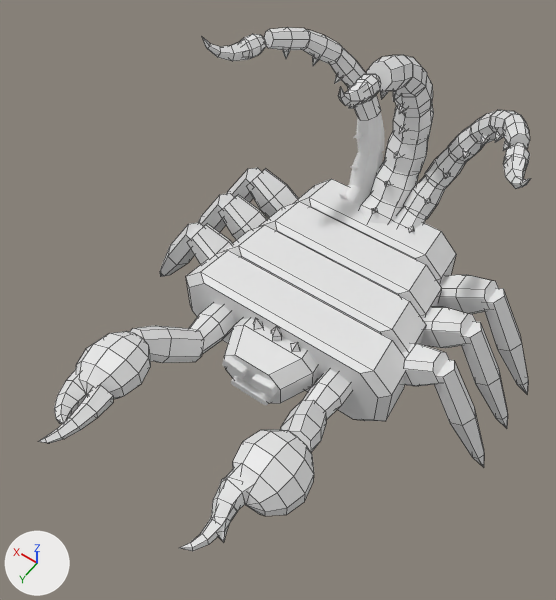
The Blender file roblox/art/bosses/scorpion_queen.blend as it was, and as the next commit left it.
Before and after are seen from a camera (50 mm lens) standing at (-3.45, 6.21, 8.63) and looking at (0.01, 1.37, 1.02). Lighting does not change. The marker at lower left points along +X, +Y and +Z. The older version comes first. Mesh edges are drawn as thin lines on the coarser meshes.

In view in the first picture: 'Body', 'Forearm_R', 'Hand_L', 'Hand_R', 'Head', 'Pincer_L', 'Pincer_R', 'Shin1_L', 'Shin2_L', 'Shin3_L', 'Thigh1_L', 'Thigh2_L', 'Thigh3_L' and 35 more.
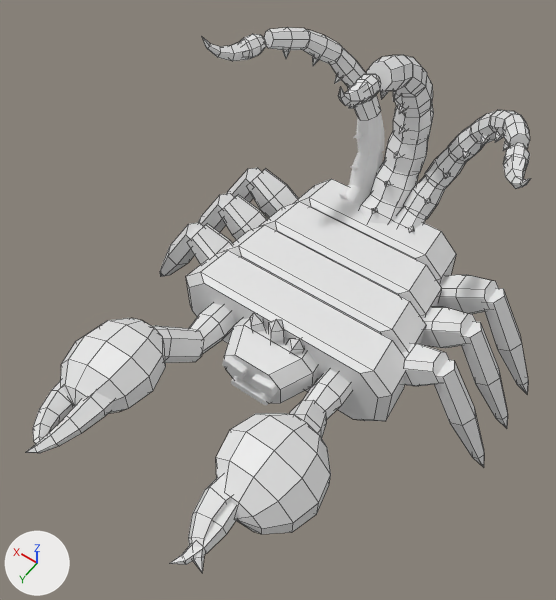
The change in detail:
me_hand_l is used by ob_hand_l; location (-1.22, 2.76, 0.68).
me_hand_l had 78 vertices, 86 faces and spanned x -0.424..0.453, y -0.095..1.347, z -0.361..0.368.
me_hand_l now has 78 vertices, 86 faces and spans x -0.599..0.629, y -0.293..1.726, z -0.507..0.513.
me_hand_l part 1: the loose piece of 52 vertices spanning x -0.424..0.453, y -0.095..0.894, z -0.361..0.368 is scaled about its middle by 1.4.
me_hand_l part 2: the 1 vertex in x -0.023, y 1.347, z -0.023 is moved by (-0.015, 0.379, -0.01).
me_hand_l part 3: all 5 vertices in x 0.056..0.239, y 1.131..1.233, z -0.052..0.146 are moved by (0.051, 0.315, 0.021).
me_hand_l part 4: all 5 vertices in x 0.063..0.34, y 1.008..1.072, z -0.067..0.211 are moved by (0.072, 0.257, 0.031).
me_hand_l part 5: all 5 vertices in x 0.038..0.396, y 0.854..0.88, z -0.099..0.256 are moved by (0.078, 0.187, 0.035).
Other edits to the shape of me_hand_l do not show in these pictures.
me_pincer_l is used by ob_pincer_l; location (-0.97, 3.55, 0.8).
me_pincer_l had 26 vertices, 26 faces and spanned x -0.215..0.149, y -0.058..0.912, z -0.173..0.136.
me_pincer_l now has 26 vertices, 26 faces and spans x -0.25..0.23, y -0.244..1.09, z -0.215..0.2.
me_pincer_l part 6: 26 of 26 vertices moved; they spanned x -0.215..0.149, y -0.058..0.912, z -0.173..0.136 and now span x -0.25..0.23, y -0.244..1.09, z -0.215..0.2; mean shift (-0.001, 0.005, 0.0).
me_hand_r is used by ob_hand_r; location (1.22, 2.76, 0.68).
me_hand_r had 78 vertices, 86 faces and spanned x -0.453..0.424, y -0.095..1.341, z -0.361..0.368.
me_hand_r now has 78 vertices, 86 faces and spans x -0.629..0.599, y -0.293..1.718, z -0.507..0.513.
me_hand_r part 7: the loose piece of 52 vertices spanning x -0.453..0.424, y -0.095..0.894, z -0.361..0.368 is scaled about its middle by 1.4.
me_hand_r part 8: the 1 vertex in x -0.122, y 1.341, z 0.045 is moved by (-0.043, 0.377, 0.017).
me_hand_r part 9: all 5 vertices in x -0.028..0.147, y 1.132..1.246, z -0.126..0.071 are moved by (0.028, 0.318, -0.016).
me_hand_r part 10: all 5 vertices in x -0.011..0.26, y 1.01..1.093, z -0.193..0.084 are moved by (0.053, 0.262, -0.027).
me_hand_r part 11: all 5 vertices in x -0.026..0.332, y 0.879..0.882, z -0.242..0.113 are moved by (0.064, 0.192, -0.032).
Other edits to the shape of me_hand_r do not show in these pictures.
me_pincer_r is used by ob_pincer_r; location (0.97, 3.55, 0.8).
me_pincer_r had 26 vertices, 26 faces and spanned x -0.144..0.244, y -0.015..0.871, z -0.14..0.159.
me_pincer_r now has 26 vertices, 26 faces and spans x -0.221..0.266, y -0.185..1.049, z -0.181..0.23.
me_pincer_r part 12: 26 of 26 vertices moved; they spanned x -0.144..0.244, y -0.015..0.871, z -0.14..0.159 and now span x -0.221..0.266, y -0.185..1.049, z -0.181..0.23; mean shift (0.001, 0.005, 0.0).

What differs and where, as boxes (x1, y1, x2, y2) in the pictures (556 x 600 px; the box of a moved part takes in the faces that stretch with it):
'Hand_L', reshaped (38% wider, 41% taller): before (211, 429, 314, 542); after (188, 413, 331, 573)
'Hand_R', reshaped (37% wider, 35% taller): before (54, 331, 151, 424); after (33, 318, 166, 444)
'Pincer_R', reshaped: before (38, 385, 113, 443); after (25, 392, 113, 453)
'Pincer_L', reshaped: before (180, 477, 238, 551); after (169, 501, 236, 565)
part 1 of me_hand_l, moved or reshaped: before (233, 429, 314, 516); after (216, 413, 331, 534)
part 2 of me_hand_l, moved or reshaped: before (218, 531, 227, 542); after (193, 557, 204, 573)
part 3 of me_hand_l, moved or reshaped: before (219, 519, 229, 532); after (188, 537, 205, 559)
part 4 of me_hand_l, moved or reshaped: before (211, 498, 233, 516); after (188, 512, 213, 539)
part 5 of me_hand_l, moved or reshaped: before (213, 465, 251, 510); after (192, 474, 232, 521)
part 7 of me_hand_r, moved or reshaped: before (76, 331, 151, 399); after (61, 318, 166, 413)
part 8 of me_hand_r, moved or reshaped: before (56, 414, 67, 424); after (34, 437, 42, 444)
part 9 of me_hand_r, moved or reshaped: before (54, 404, 71, 419); after (33, 423, 50, 441)
part 10 of me_hand_r, moved or reshaped: before (54, 393, 78, 415); after (33, 407, 59, 432)
part 11 of me_hand_r, moved or reshaped: before (57, 369, 87, 406); after (39, 381, 74, 423)
